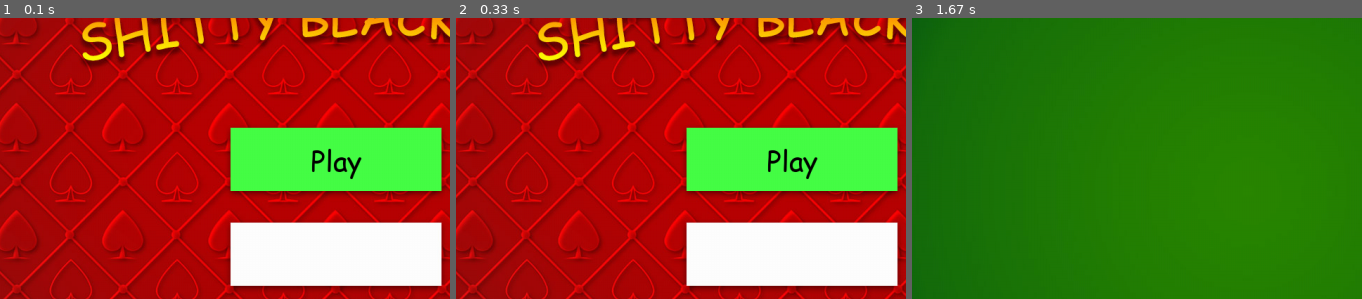
Above: before the commit, frames 1-3 (left to right).
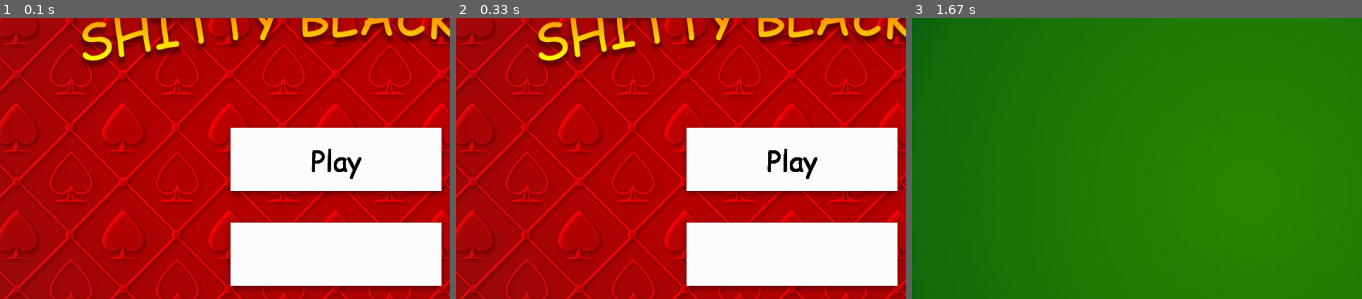
Above: after the commit, the same moments.

Repository: naff1x/shitty-blackjack
Game: pygame game, started from menu.py
Same seed, same stepped clock (60 frames per second), same inputs: the game is played once before the commit and once after it.
Inputs (mouse positions are % of the whole screen's width and height, from its top left):
- Up to frame 1 (0.1 s): no input
- Up to frame 2 (0.33 s): no input
- Up to frame 3 (1.67 s): click (50, 44) at 0.38 s; hold Right 0.67-1.13 s; move the mouse to (46, 54) at 0.7 s; hold Right from 1.22 s (still down)
The pictures show only the part of the screen within x 13-63%, y 19-69%; the shares and areas given below are measured in that part.

The runs differ from the first frame. In frame 1, 11% of the frame differs, in the area x 51-99%, y 38-62%; in frame 2, 11%; in frame 3, nothing differs.

Commit message:
Added method for checking whether button is hovered over or not.

Diff:
--- a/button_template.py
+++ b/button_template.py
@@ -3,6 +3,13 @@
 
 class Button:
     def __init__(self, surface, f, msg, x, y, w, h, inClr, acClr):
+        self.inactive_color = inClr
+        self.active_color = acClr
+        self.xPos = x
+        self.yPos = y
+        self.width = w
+        self.height = h
+        self.surface = surface
         """
         'win' --> window object
         'surface' --> surface within window to draw on
@@ -12,12 +19,6 @@
         'w' and 'h' --> button dimensions
         'acClr' and 'inClr' --> button's color when hovered over and not
         """
-        mouse_pos = pygame.mouse.get_pos()
-        if x+w > mouse_pos[0] > x and y+h > mouse_pos[1] > y:  # Button engaged...
-            pygame.draw.rect(surface, acClr, (x, y, w, h))
-        else:
-            pygame.draw.rect(surface, inClr, (x, y, w, h))
-
         self.button = pygame.Rect(x, y, w, h)
         self.buttonText = f.render(str(msg), 1, (0, 0, 0))  # Create text
         self.buttonTextRect = self.buttonText.get_rect()  # Create figure for text
@@ -25,3 +26,13 @@
         self.button.centery)  # Set coordinates for the figure
 
         surface.blit(self.buttonText, self.buttonTextRect)
+
+    def engage_button(self):
+        mouse_pos = pygame.mouse.get_pos()
+        if self.xPos + self.width > mouse_pos[0] > self.xPos and self.yPos + self.height > mouse_pos[1] > self.yPos:
+            # Button engaged...
+            pygame.draw.rect(self.surface, self.active_color, (self.xPos, self.yPos, self.width, self.height))
+            self.surface.blit(self.buttonText, self.buttonTextRect)
+        else:
+            pygame.draw.rect(self.surface, self.inactive_color, (self.xPos, self.yPos, self.width, self.height))
+            self.surface.blit(self.buttonText, self.buttonTextRect)
